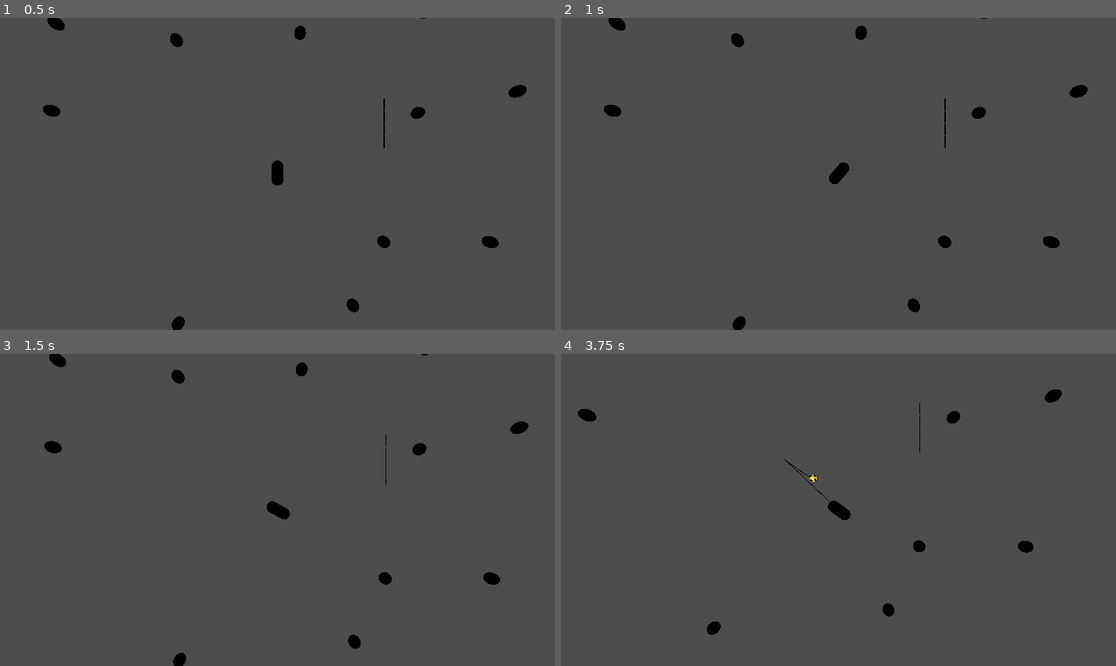
Above: before the commit, frames 1-4 (two rows, left to right).
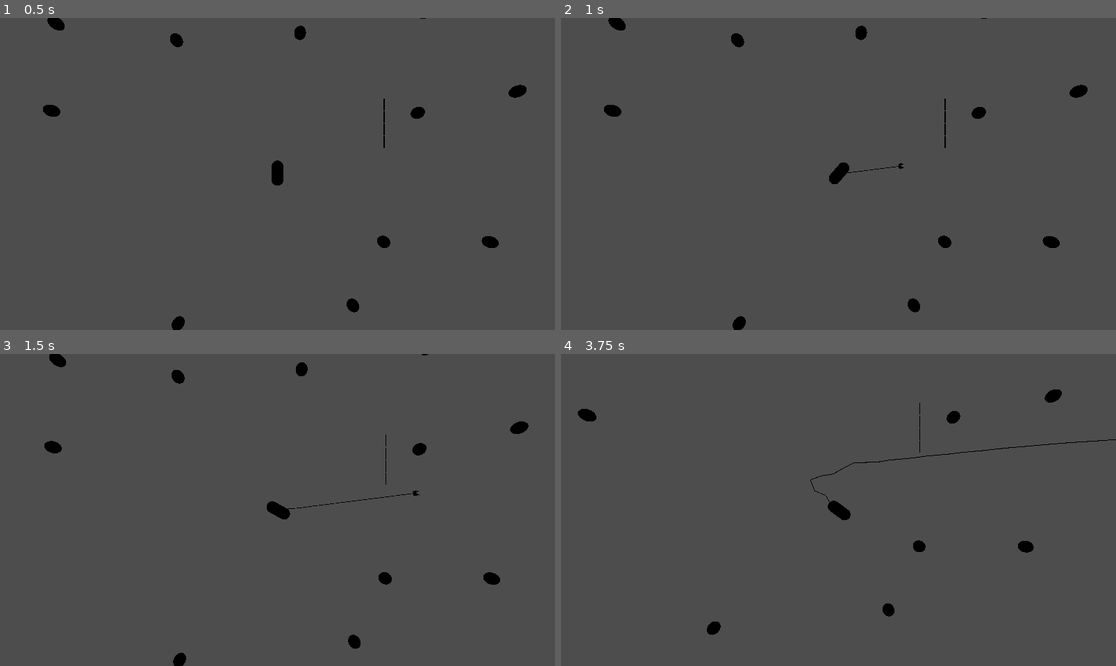
Above: after the commit, the same moments.

Repository: ALP-Games/Asteroid-collection-game
Game: Godot game, scene res://levels/world.tscn
Same seed, same stepped clock (60 frames per second), same inputs: the game is played once before the commit and once after it.
Inputs (mouse positions are in pixels of both pictures, inside the frame that each line leads up to):
- Up to frame 1 (0.5 s): no input
- Up to frame 2 (1 s): tap Enter at 0.5 s; move the mouse to (960, 158) at 0.52 s; hold D (rot_right) from 0.53 s (still down); click (960, 158) at 0.6 s
- Up to frame 3 (1.5 s): move the mouse to (166, 525) at 1.27 s; release D (rot_right) at 1.28 s; hold S (reverse) from 1.28 s (still down); click (166, 525) at 1.35 s
- Up to frame 4 (3.75 s): move the mouse to (894, 441) at 2.02 s; release S (reverse) at 2.03 s; hold D (rot_right) 2.03-2.78 s; hold Space (stop) 2.03-2.78 s; click (894, 441) at 2.3 s; move the mouse to (810, 572) at 2.77 s; hold W (thrust) 2.78-3.53 s; click (810, 572) at 2.85 s; move the mouse to (1005, 556) at 3.52 s; hold A (rot_left) from 3.53 s (still down); click (1005, 556) at 3.6 s

Frame 1 is identical in both runs. In frame 2, less than 0.1% of the frame differs, in the area x 51-62%, y 46-50%; in frame 3, less than 0.1%; in frame 4, 0.2%, in the area x 40-100%, y 27-47%.

Commit message:
hook rope

Diff:
--- /dev/null
+++ b/actors/hook.gd
@@ -0,0 +1,24 @@
+class_name Hook extends RopeSegment
+
+var hooked := false
+
+
+func _integrate_forces(state: PhysicsDirectBodyState3D) -> void:
+	if hooked:
+		return
+
+	var contact_count := state.get_contact_count()
+	for index in contact_count:
+		var colliding_object := state.get_contact_collider_object(index)
+		var contact_position := state.get_contact_local_position(index)
+		_attach_at_point(colliding_object, contact_position)
+		hooked = true
+		target_reached.emit()
+		return
+	#print("Contact count - ", contact_count)
+
+
+#func _on_body_entered(body: Node) -> void:
+	#if body is RigidBody3D:
+		#print("Target reached - ", body.name)
+		#target_reached.emit()
--- a/actors/hook.tscn
+++ b/actors/hook.tscn
@@ -1,6 +1,6 @@
 [gd_scene load_steps=7 format=3 uid="uid://cel7gr1l4orx3"]
 
-[ext_resource type="Script" uid="uid://piyisi5o6pl3" path="res://actors/rope_segment.gd" id="1_p38s4"]
+[ext_resource type="Script" uid="uid://54oykr40l7ln" path="res://actors/hook.gd" id="1_p38s4"]
 
 [sub_resource type="StandardMaterial3D" id="StandardMaterial3D_p38s4"]
 albedo_color = Color(0.38, 0.38, 0.38, 1)
@@ -23,6 +23,14 @@
 size = Vector3(0.45, 0.45, 0.45)
 
 [node name="Hook" type="RigidBody3D"]
+collision_layer = 4
+collision_mask = 2
+axis_lock_linear_y = true
+axis_lock_angular_x = true
+axis_lock_angular_z = true
+mass = 50.0
+contact_monitor = true
+max_contacts_reported = 4
 script = ExtResource("1_p38s4")
 
 [node name="Graphics" type="Node3D" parent="."]
@@ -44,7 +52,7 @@
 shape = SubResource("BoxShape3D_b33q5")
 
 [node name="RopeEnd" type="Node3D" parent="."]
-transform = Transform3D(1, 0, 0, 0, -1.82768e-08, 0.418124, 0, -1, -4.37114e-08, 0.00199103, 0, 0.1807)
+transform = Transform3D(1, 0, 0, 0, -1.82768e-08, 0.418124, 0, -1, -4.37114e-08, 0, 0, 0)
 
 [node name="RopeFront" type="Node3D" parent="."]
-transform = Transform3D(1, 0, 0, 0, -1.82768e-08, 0.418124, 0, -1, -4.37114e-08, 0.0019908, 0, 0.173003)
+transform = Transform3D(1, 0, 0, 0, -1.82768e-08, 0.418124, 0, -1, -4.37114e-08, 0, 0, 0)
--- a/actors/player_ship.gd
+++ b/actors/player_ship.gd
@@ -10,8 +10,8 @@
 @export var stop_linear_amount: float = 20
 @export var stop_angular_amount: float = 10
 
-#@onready var rope_prototype: Node3D = $RopePrototype
-@onready var rope_emitter: RopeEmitter = $AnchorRope
+@onready var rope_emitter: RopeEmitter = $HookRope
+#@onready var rope_prototype: Node3D = $AnchorRope
 
 
 #func _input(event: InputEvent) -> void:
--- a/actors/player_ship.tscn
+++ b/actors/player_ship.tscn
@@ -1,7 +1,9 @@
-[gd_scene load_steps=7 format=3 uid="uid://blsav2p68v61h"]
+[gd_scene load_steps=9 format=3 uid="uid://blsav2p68v61h"]
 
 [ext_resource type="Script" uid="uid://b1oqxo40ce40s" path="res://actors/player_ship.gd" id="1_ljv35"]
 [ext_resource type="PackedScene" uid="uid://b4uy7s1i45ukc" path="res://actors/rope_emitter.tscn" id="2_vnsem"]
+[ext_resource type="PackedScene" uid="uid://cel7gr1l4orx3" path="res://actors/hook.tscn" id="3_gv0w4"]
+[ext_resource type="PackedScene" uid="uid://bwg7srbssmu0d" path="res://actors/rope_segment.tscn" id="4_mfuwy"]
 
 [sub_resource type="CapsuleMesh" id="CapsuleMesh_lae80"]
 
@@ -23,6 +25,7 @@
 max_velocity = 15.0
 thrust_acceleration = 15.0
 reverse_acceleration = 7.5
+turn_acceleration = 20.0
 
 [node name="MeshInstance3D" type="MeshInstance3D" parent="."]
 transform = Transform3D(1, 0, 0, 0, -4.37114e-08, 1, 0, -1, -4.37114e-08, 0, 0, 0)
@@ -36,6 +39,13 @@
 transform = Transform3D(1, 0, 0, 0, 1, 0, 0, 0, 1, 0, 0, -0.651)
 mesh = SubResource("SphereMesh_ljv35")
 
+[node name="HookRope" parent="." instance=ExtResource("2_vnsem")]
+first_segment_scene = ExtResource("3_gv0w4")
+rope_segment_scene = ExtResource("4_mfuwy")
+shoot_force = 50000.0
+segment_spacing = 0.9
+max_segment_count = 15
+
 [node name="AnchorRope" parent="." instance=ExtResource("2_vnsem")]
 shoot_force = 0.0
 segment_spacing = 0.9
--- a/actors/rope_emitter.gd
+++ b/actors/rope_emitter.gd
@@ -10,10 +10,11 @@
 
 var current_rope_segment := 0
 
-#var first_segment: RopeSegment = null
+var first_segment: RopeSegment = null
 var last_segment: RopeSegment = null
 var rope_shot := false
-#var last_segment_entered_detection := false
+
+var rope_target_reached := false
 
 
 func shoot_rope(target: Vector3) -> void:
@@ -24,8 +25,14 @@
 	var rope_segment := instantiate_new_rope_segment(global_transform)
 	var direction := Vector3.FORWARD.rotated(Vector3.UP, rope_segment.rotation.y)
 	rope_segment.apply_central_force(direction * shoot_force)
-	#first_segment = rope_segment
+	first_segment = rope_segment
+	first_segment.target_reached.connect(on_rope_target_reached)
 	last_segment = rope_segment
+
+
+func on_rope_target_reached() -> void:
+	rope_target_reached = true
+	first_segment.target_reached.disconnect(on_rope_target_reached)
 
 
 func instantiate_new_rope_segment(new_transform: Transform3D) -> RopeSegment:
@@ -34,11 +41,10 @@
 		new_segment = first_segment_scene.instantiate()
 	else:
 		new_segment = rope_segment_scene.instantiate()
+	get_tree().get_first_node_in_group("instantiated_root").add_child(new_segment)
 	new_segment.global_transform = new_transform
-	new_segment.add_to_group("instantiated")
-	get_tree().get_root().add_child(new_segment)
 	current_rope_segment += 1
-	if current_rope_segment >= max_segment_count:
+	if not should_spawn_more_rope():
 		new_segment.attach(get_parent(), global_position)
 	return new_segment
 
@@ -51,8 +57,12 @@
 	if not last_segment:
 		return
 	while last_segment.global_position.distance_to(global_position) >= segment_spacing \
-	and current_rope_segment < max_segment_count:
+	and should_spawn_more_rope():
 		add_segment_to_last()
+
+
+func should_spawn_more_rope() -> bool:
+	return current_rope_segment < max_segment_count or not rope_target_reached
 
 
 func segment_exited(body: Node3D) -> void:
--- a/actors/rope_segment.gd
+++ b/actors/rope_segment.gd
@@ -1,6 +1,8 @@
 class_name RopeSegment extends RigidBody3D
 
-const ROPE_SEGMENT = preload("res://actors/rope_segment.tscn")
+signal target_reached
+
+#const ROPE_SEGMENT = preload("res://actors/rope_segment.tscn")
 
 @onready var rope_front: Node3D = $RopeFront
 @onready var rope_end: Node3D = $RopeEnd
@@ -13,13 +15,12 @@
 
 
 func attach(other: RigidBody3D, other_pin_point: Vector3) -> void:
+	_attach_at_point(other, (other_pin_point + rope_end.global_position) * 0.5)
+
+
+func _attach_at_point(other: RigidBody3D, point: Vector3) -> void:
 	var pin_joint := PinJoint3D.new()
 	add_child(pin_joint)
-	#if other is RopeSegment:
-		#pin_joint.global_position = (other.rope_front.global_position + rope_end.global_position) * 0.5
-	#else:
-		##pin_joint.global_position = other.global_position
-		#pin_joint.global_position = (other.global_position + rope_end.global_position) * 0.5
-	pin_joint.global_position = (other_pin_point + rope_end.global_position) * 0.5
+	pin_joint.global_position = point
 	pin_joint.node_a = get_path()
 	pin_joint.node_b = other.get_path()
--- a/levels/world.tscn
+++ b/levels/world.tscn
@@ -16,66 +16,72 @@
 turn_acceleration = 8.0
 max_turn_speed = 3.0
 
-[node name="Asteroid" parent="." instance=ExtResource("2_tsgde")]
+[node name="RopeSegment4" parent="." instance=ExtResource("4_w32yo")]
+transform = Transform3D(1, 0, 0, 0, 1, 0, 0, 0, 1, 9.08685, 0, -5.94264)
+collision_mask = 3
+
+[node name="Asteroids" type="Node3D" parent="."]
+
+[node name="Asteroid" parent="Asteroids" instance=ExtResource("2_tsgde")]
 transform = Transform3D(1, 0, 0, 0, 1, 0, 0, 0, 1, 18.1092, -1.90735e-06, 5.79686)
 
-[node name="Asteroid2" parent="." instance=ExtResource("2_tsgde")]
+[node name="Asteroid2" parent="Asteroids" instance=ExtResource("2_tsgde")]
 transform = Transform3D(1, 0, 0, 0, 1, 0, 0, 0, 1, 11.9524, -1.90735e-06, -5.20849)
 
-[node name="Asteroid3" parent="." instance=ExtResource("2_tsgde")]
+[node name="Asteroid3" parent="Asteroids" instance=ExtResource("2_tsgde")]
 transform = Transform3D(1, 0, 0, 0, 1, 0, 0, 0, 1, 9.03564, -1.90735e-06, 5.77524)
 
-[node name="Asteroid4" parent="." instance=ExtResource("2_tsgde")]
+[node name="Asteroid4" parent="Asteroids" instance=ExtResource("2_tsgde")]
 transform = Transform3D(1, 0, 0, 0, 1, 0, 0, 0, 1, -8.46094, -1.90735e-06, 12.7335)
 
-[node name="Asteroid5" parent="." instance=ExtResource("2_tsgde")]
+[node name="Asteroid5" parent="Asteroids" instance=ExtResource("2_tsgde")]
 transform = Transform3D(1, 0, 0, 0, 1, 0, 0, 0, 1, -19.2392, 0, -5.3871)
 
-[node name="Asteroid6" parent="." instance=ExtResource("2_tsgde")]
+[node name="Asteroid6" parent="Asteroids" instance=ExtResource("2_tsgde")]
 transform = Transform3D(1, 0, 0, 0, 1, 0, 0, 0, 1, -8.59723, 0, -11.3883)
 
-[node name="Asteroid7" parent="." instance=ExtResource("2_tsgde")]
+[node name="Asteroid7" parent="Asteroids" instance=ExtResource("2_tsgde")]
 transform = Transform3D(1, 0, 0, 0, 1, 0, 0, 0, 1, 1.92535, 0, -12.0081)
 
-[node name="Asteroid8" parent="." instance=ExtResource("2_tsgde")]
+[node name="Asteroid8" parent="Asteroids" instance=ExtResource("2_tsgde")]
 transform = Transform3D(1, 0, 0, 0, 1, 0, 0, 0, 1, 6.42216, 0, 11.1823)
 
-[node name="Asteroid9" parent="." instance=ExtResource("2_tsgde")]
+[node name="Asteroid9" parent="Asteroids" instance=ExtResource("2_tsgde")]
 transform = Transform3D(1, 0, 0, 0, 1, 0, 0, 0, 1, -18.8482, 0, -12.8182)
 
-[node name="Asteroid10" parent="." instance=ExtResource("2_tsgde")]
+[node name="Asteroid10" parent="Asteroids" instance=ExtResource("2_tsgde")]
 transform = Transform3D(1, 0, 0, 0, 1, 0, 0, 0, 1, 20.4553, 0, -7.03669)
 
-[node name="Asteroid11" parent="." instance=ExtResource("2_tsgde")]
+[node name="Asteroid11" parent="Asteroids" instance=ExtResource("2_tsgde")]
 transform = Transform3D(1, 0, 0, 0, 1, 0, 0, 0, 1, 12.6109, 3.8147e-06, -13.8384)
 
-[node name="RopeSegment" parent="." instance=ExtResource("4_w32yo")]
+[node name="Other" type="Node3D" parent="."]
+
+[node name="RopeSegment" parent="Other" instance=ExtResource("4_w32yo")]
 transform = Transform3D(1, 0, 0, 0, 1, 0, 0, 0, 1, 9.08685, 0, -2.71995)
 collision_mask = 3
 
-[node name="PinJoint3D" type="PinJoint3D" parent="."]
+[node name="PinJoint3D" type="PinJoint3D" parent="Other"]
 transform = Transform3D(1, 0, 0, 0, 1, 0, 0, 0, 1, 9.08685, 0, -3.24614)
 node_a = NodePath("../RopeSegment")
 node_b = NodePath("../RopeSegment2")
 
-[node name="RopeSegment2" parent="." instance=ExtResource("4_w32yo")]
+[node name="RopeSegment2" parent="Other" instance=ExtResource("4_w32yo")]
 transform = Transform3D(1, 0, 0, 0, 1, 0, 0, 0, 1, 9.08685, 0, -3.77702)
 collision_mask = 3
 
-[node name="PinJoint3D2" type="PinJoint3D" parent="."]
+[node name="PinJoint3D2" type="PinJoint3D" parent="Other"]
 transform = Transform3D(1, 0, 0, 0, 1, 0, 0, 0, 1, 9.08685, 0, -4.3118)
 node_a = NodePath("../RopeSegment2")
 node_b = NodePath("../RopeSegment3")
 
-[node name="RopeSegment3" parent="." instance=ExtResource("4_w32yo")]
+[node name="RopeSegment3" parent="Other" instance=ExtResource("4_w32yo")]
 transform = Transform3D(1, 0, 0, 0, 1, 0, 0, 0, 1, 9.08685, 0, -4.85108)
 collision_mask = 3
 
-[node name="PinJoint3D3" type="PinJoint3D" parent="."]
+[node name="PinJoint3D3" type="PinJoint3D" parent="Other"]
 transform = Transform3D(1, 0, 0, 0, 1, 0, 0, 0, 1, 9.08685, 0, -5.39776)
 node_a = NodePath("../RopeSegment3")
-node_b = NodePath("../RopeSegment4")
+node_b = NodePath("../../RopeSegment4")
 
-[node name="RopeSegment4" parent="." instance=ExtResource("4_w32yo")]
-transform = Transform3D(1, 0, 0, 0, 1, 0, 0, 0, 1, 9.08685, 0, -5.94264)
-collision_mask = 3
+[node name="Instantiated" type="Node3D" parent="." groups=["instantiated_root"]]
--- a/project.godot
+++ b/project.godot
@@ -35,6 +35,7 @@
 [global_group]
 
 instantiated=""
+instantiated_root="where instantiated objects should end up"
 
 [input]
 
--- a/scripts/seeking_camera.gd
+++ b/scripts/seeking_camera.gd
@@ -22,7 +22,6 @@
 			DisplayServer.window_set_mode(DisplayServer.WINDOW_MODE_FULLSCREEN)
 
 	if Input.is_action_just_pressed("reload"):
-		get_tree().call_group("instantiated", "queue_free")
 		get_tree().reload_current_scene()
 
 
Not shown, added: actors/hook.gd.uid
